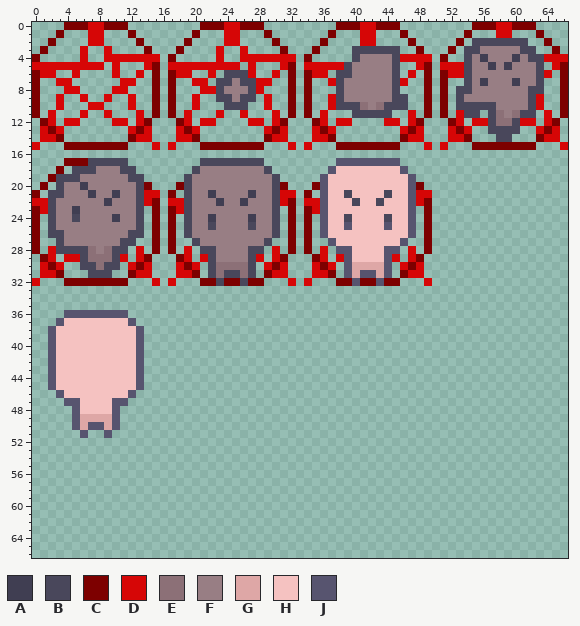
File history of a sprite sheet, Assets/Enemy/Assets/Enemy_Spawning.png. The picture above is the old version.
The file is 67x67 pixels. Colours within 5 levels of each other are drawn and written as one.
Palette (. is transparent): A #403e52  B #49475b  C #7d0000  D #d60606  E #8c7077  F #987e84  G #dea7a6  H #f5c2c1  J #57546f
After the commit:
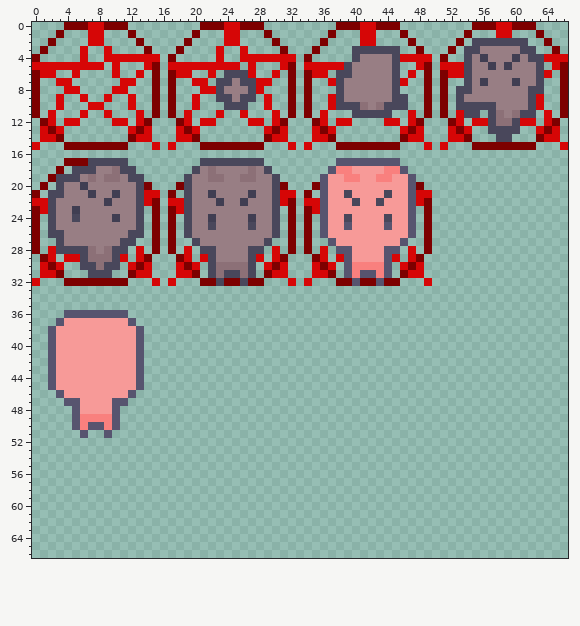
Edits made:
colour G: #dea7a6 -> #f9807e
colour H: #f5c2c1 -> #f79a98
y 18: x 10 F -> E; x 22 F -> E; x 27 F -> E; x 38..39 HH -> GG; x 44..45 HH -> GG
y 19: x 7 F -> E; x 9..10 FF -> EE; x 22..23 FF -> EE; x 26..27 FF -> EE; x 39..40 HH -> GG; x 43..44 HH -> GG
Changed places in both pictures, as pixel boxes (x1, y1, x2, y2):
changed: (88, 166, 120, 182)
changed: (208, 166, 256, 182)
changed: (328, 166, 408, 278)
changed: (56, 318, 136, 430)
